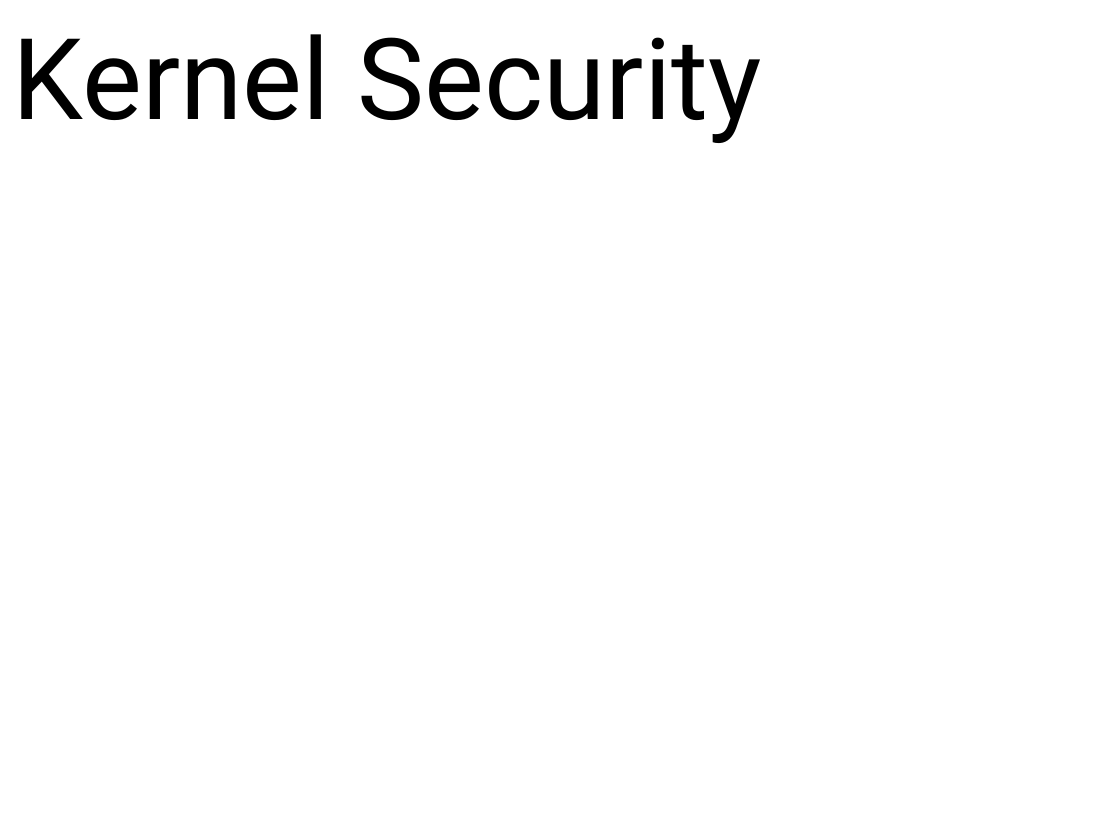
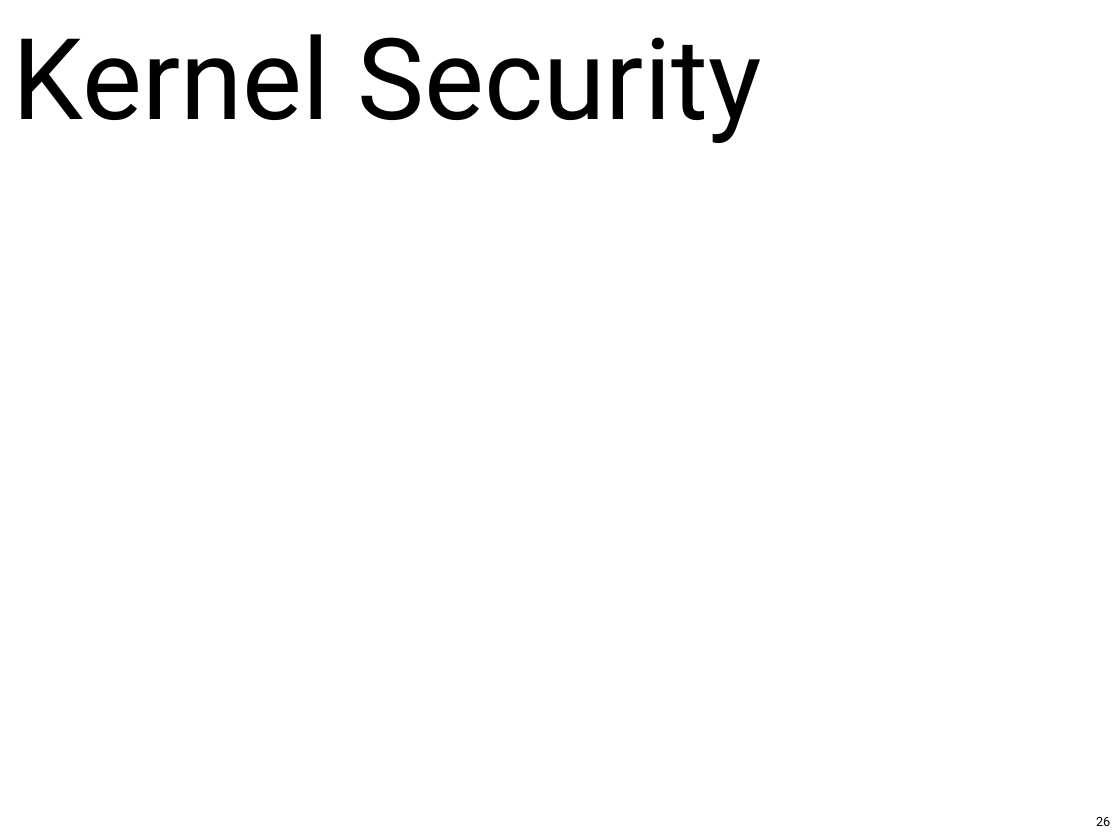
Before and after one commit to gregkh/presentation-release-model, a slide deck: slide 26 of release-model.odp. Drawn at 1120x840 pixels with LibreOffice and Linux fonts; fonts in the diff are those of the drawing. Boxes give left, top, right and bottom in pixels: in the first picture for what was removed or moved away, otherwise in the second. Text is boxed around its words. In the diff, an @@ line names an element or a change of style, - is before the commit and + after.

```diff
--- a/release-model.odp
+++ b/release-model.odp
@@ page number added at (1096, 817, 1110, 826), 9 pt, text #000000 @@
+26
```
Also in this commit, not shown: 44 other slides changed, 2 slides added, 2 slides removed, 1 other file.
